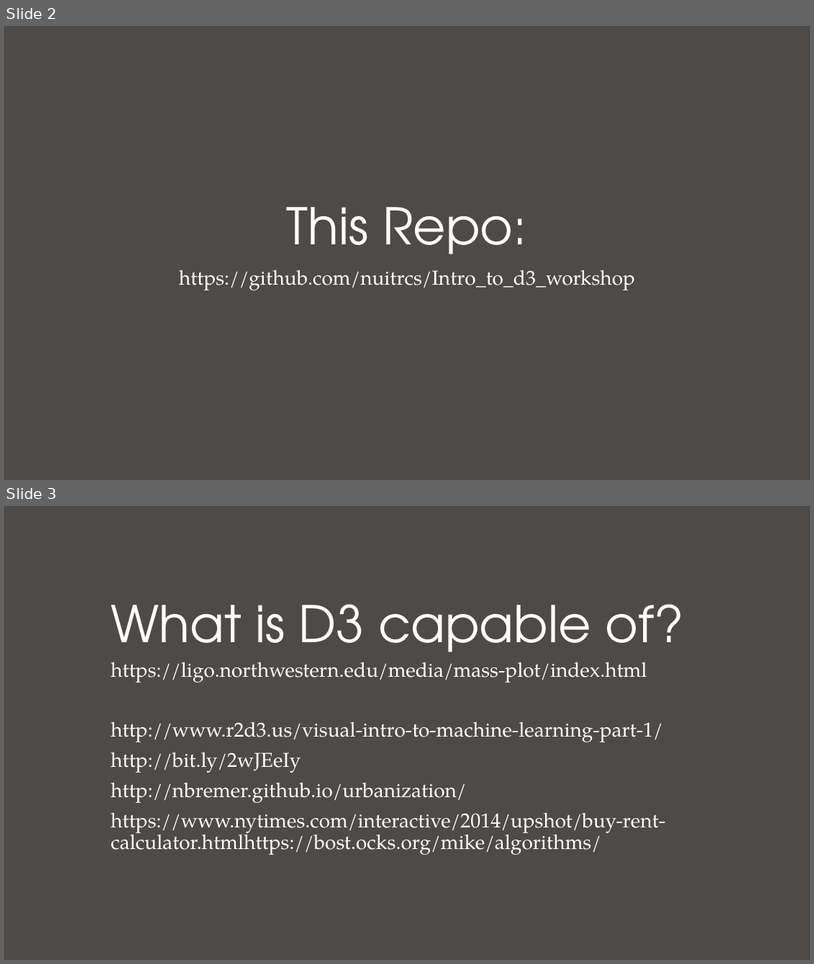
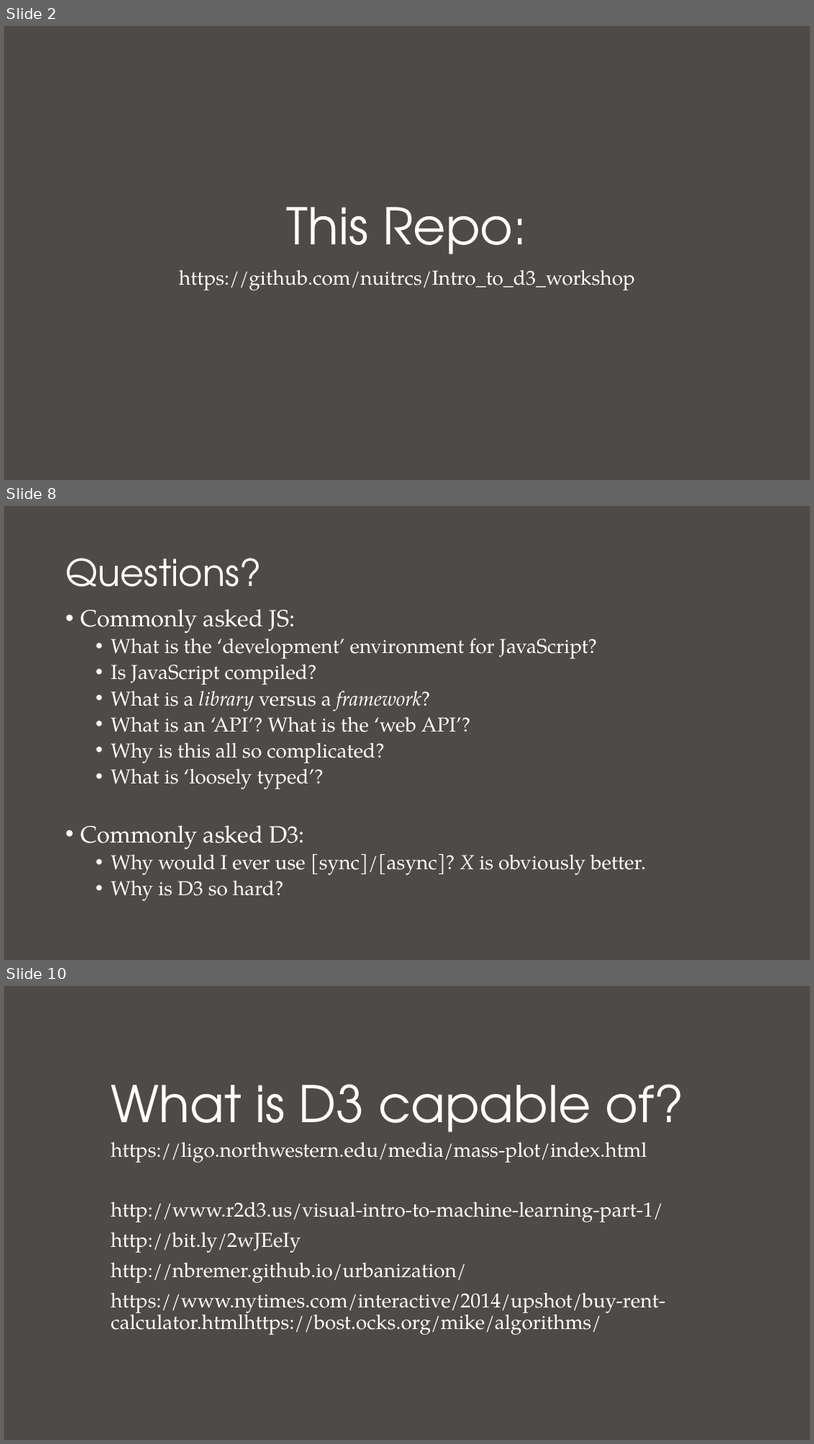
Before and after one commit to nuitrcs/Intro_to_d3_workshop, a slide deck: Introduction to D3.pptx. Shown one above the other, each under a label of ours: slides 2 and 3 before the commit, slides 2, 8 and 10 after it; the slides between them are not shown. The pictures are 814x964 and 814x1444 pixels, drawn with LibreOffice and Linux fonts; fonts in the diff are those of the drawing. Boxes give left, top, right and bottom in pixels: in the first picture for what was removed or moved away, otherwise in the second. Text is boxed around its words. In the diff, an @@ line names an element or a change of style, - is before the commit and + after.

```diff
--- a/Introduction to D3.pptx
+++ b/Introduction to D3.pptx
@@ slide 8 added at (4, 506, 810, 960), background #4E4A47 @@
@@ title added at (65, 558, 262, 587), 44 pt, text #FFFFFF @@
+Questions?
@@ text added at (80, 609, 646, 901), 24 pt, text #FFFFFF @@
+• Commonly asked JS:
+  • What is the ‘development’ environment for JavaScript?
+  • Is JavaScript compiled?
+  • What is a library versus a framework?
+  • What is an ‘API’? What is the ‘web API’?
+  • Why is this all so complicated?
+  • What is ‘loosely typed’?
+• Commonly asked D3:
+  • Why would I ever use [sync]/[async]? X is obviously better.
+  • Why is D3 so hard?
@@ what was slide 3 is now slide 10 @@
```
Also in this commit, not shown: 8 slides changed, 5 other slides added, 3 other files.
